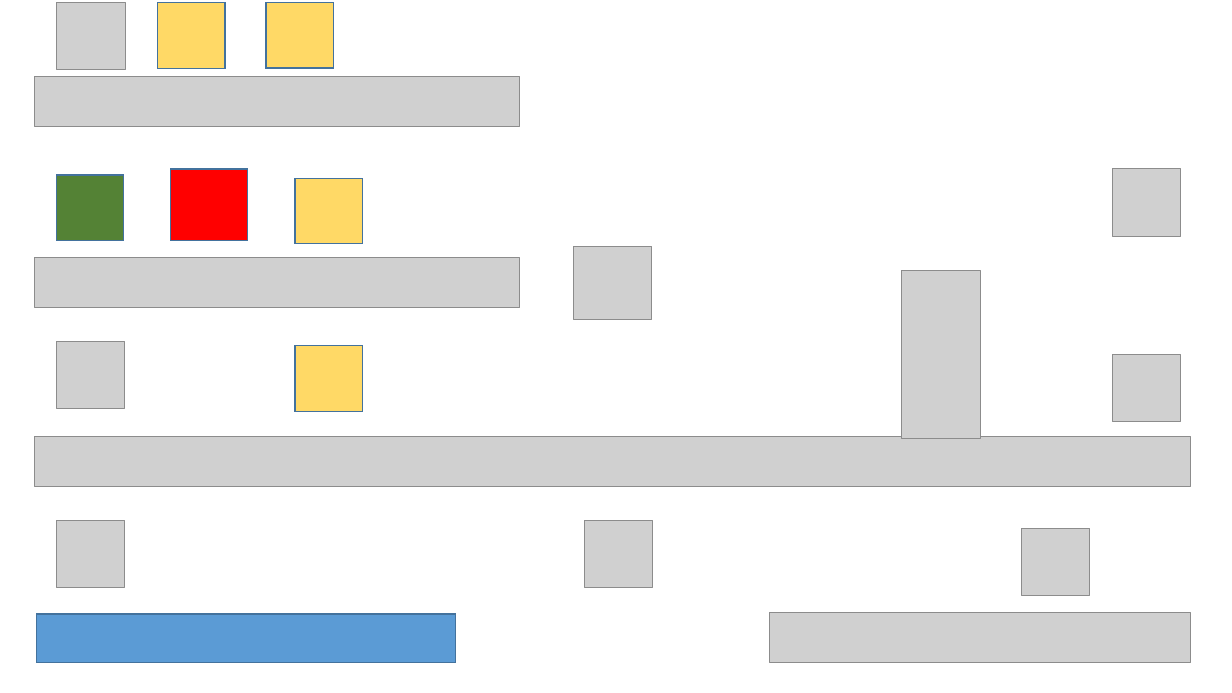
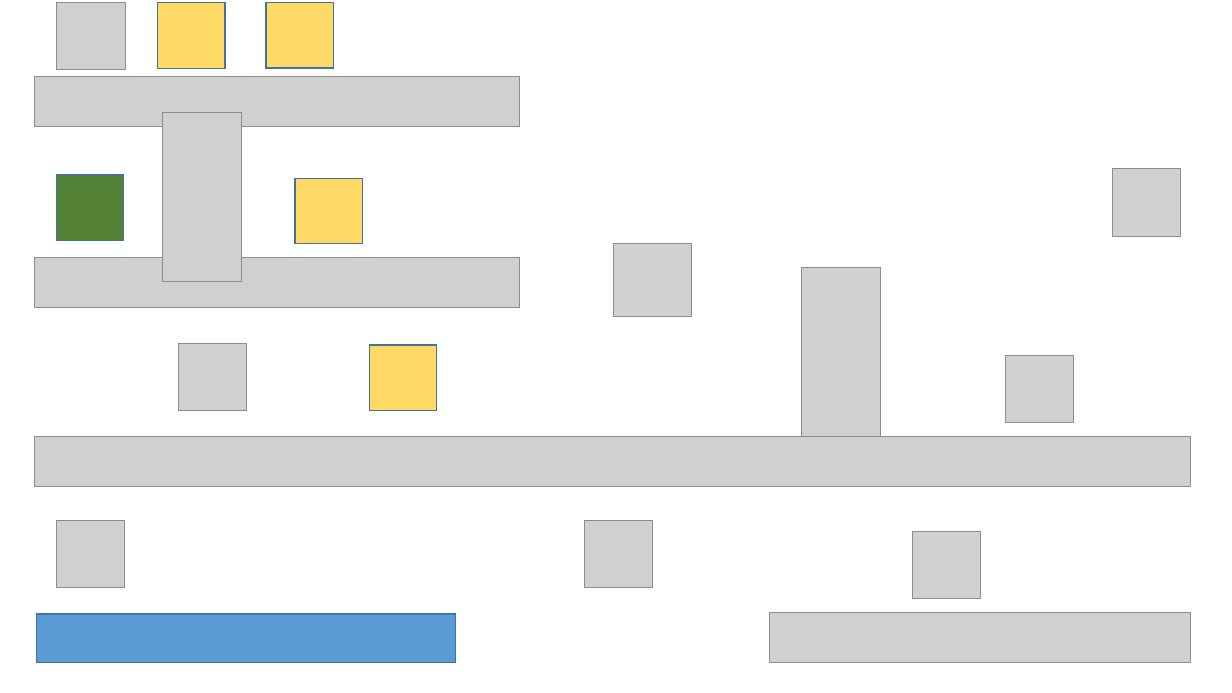
Before and after one commit to satoAFP/JapanGameContest, a slide deck: slide 3 of JapanGameContest2023/新規 Microsoft PowerPoint プレゼンテーション.pptx. Drawn at 1232x693 pixels with LibreOffice and Linux fonts; fonts in the diff are those of the drawing; grey boxes stand for pictures. Boxes give left, top, right and bottom in pixels: in the first picture for what was removed or moved away, otherwise in the second. Text is boxed around its words. In the diff, an @@ line names an element or a change of style, - is before the commit and + after.

```diff
--- a/JapanGameContest2023/新規 Microsoft PowerPoint プレゼンテーション.pptx
+++ b/JapanGameContest2023/新規 Microsoft PowerPoint プレゼンテーション.pptx
@@ picture added at bbox=[163, 113, 241, 282] @@
@@ rectangle removed at bbox=[171, 169, 249, 241] @@
@@ picture: place and size @@
-picture at bbox=[574, 246, 653, 319]
+picture at bbox=[614, 244, 692, 317]
@@ picture: place and size @@
-picture at bbox=[902, 270, 981, 439]
+picture at bbox=[802, 268, 881, 437]
@@ picture: place and size @@
-picture at bbox=[57, 341, 125, 409]
+picture at bbox=[178, 344, 246, 411]
@@ rectangle: place and size @@
-rectangle at bbox=[295, 346, 362, 411]
+rectangle at bbox=[370, 346, 437, 411]
@@ picture: place and size @@
-picture at bbox=[1113, 355, 1180, 422]
+picture at bbox=[1006, 356, 1074, 423]
@@ picture: place and size @@
-picture at bbox=[1022, 528, 1090, 595]
+picture at bbox=[912, 532, 980, 600]
```
Also in this commit, not shown: 2 other slides changed, 1 other file.
